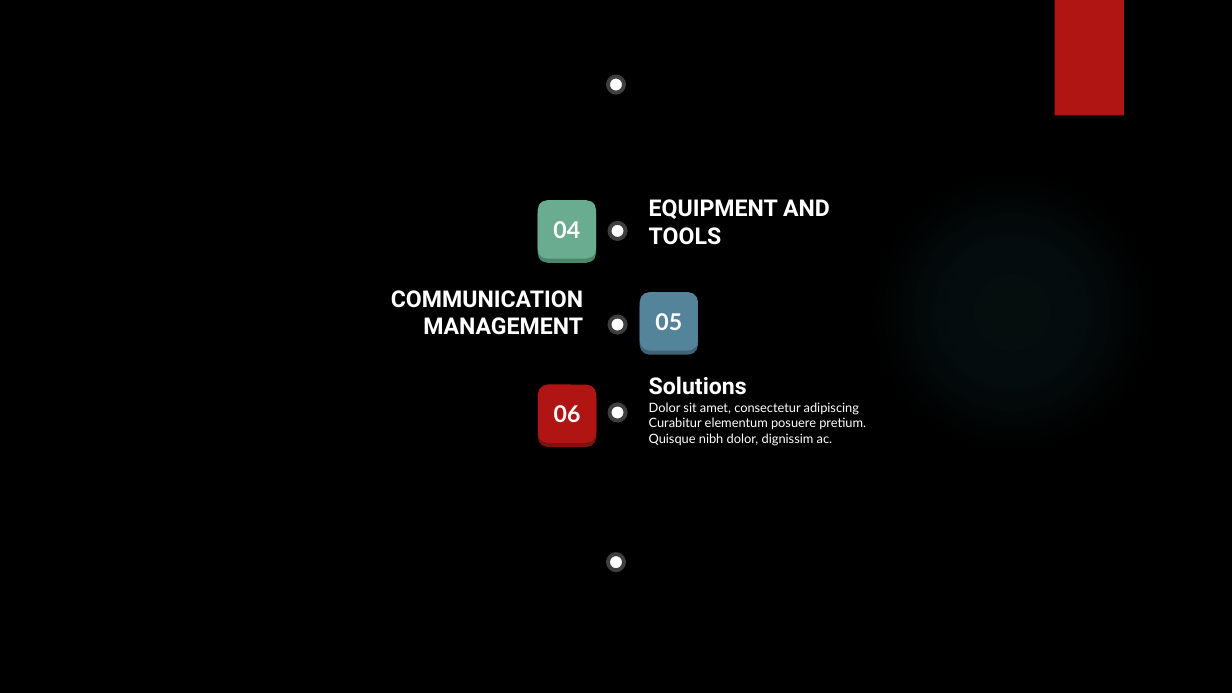
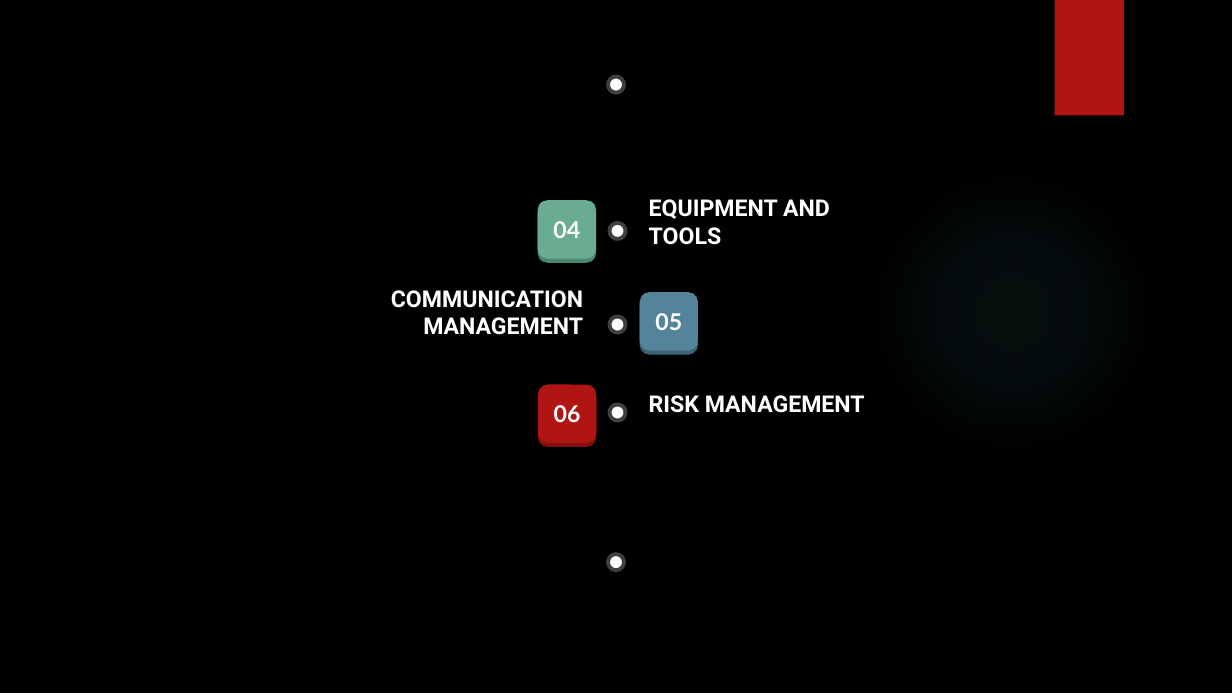
Before and after one commit to khangpqvn/Xanh-Hoa_Lac, a slide deck: slide 11 of Document/KhangPQ/Capstone.pptx. Drawn at 1232x693 pixels with LibreOffice and Linux fonts; fonts in the diff are those of the drawing; background and template pictures are left out. Boxes give left, top, right and bottom in pixels: in the first picture for what was removed or moved away, otherwise in the second. Text is boxed around its words. In the diff, an @@ line names an element or a change of style, - is before the commit and + after.

Commit message:
up

```diff
--- a/Document/KhangPQ/Capstone.pptx
+++ b/Document/KhangPQ/Capstone.pptx
@@ text at [649, 395, 865, 413]: text changed; size 10 to 18 pt; font Lato to Roboto; bold on @@
-Solutions
-Dolor sit amet, consectetur adipiscing Curabitur elementum posuere pretium. Quisque nibh dolor, dignissim ac.
+RISK MANAGEMENT
```
Also in this commit, not shown: 2 other slides changed, 1 slide removed.
